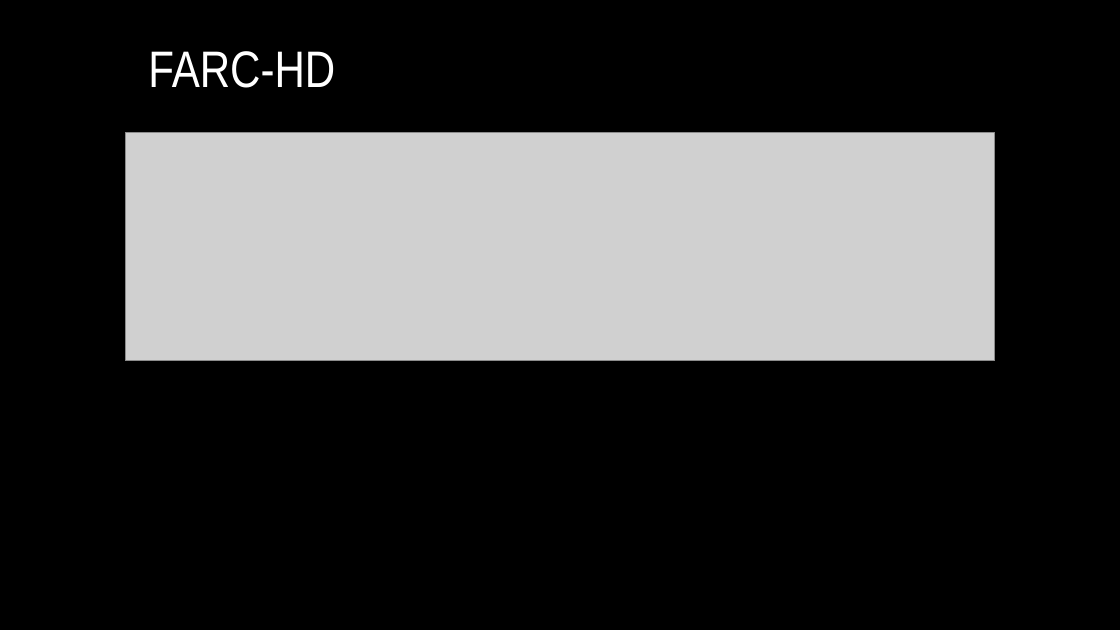
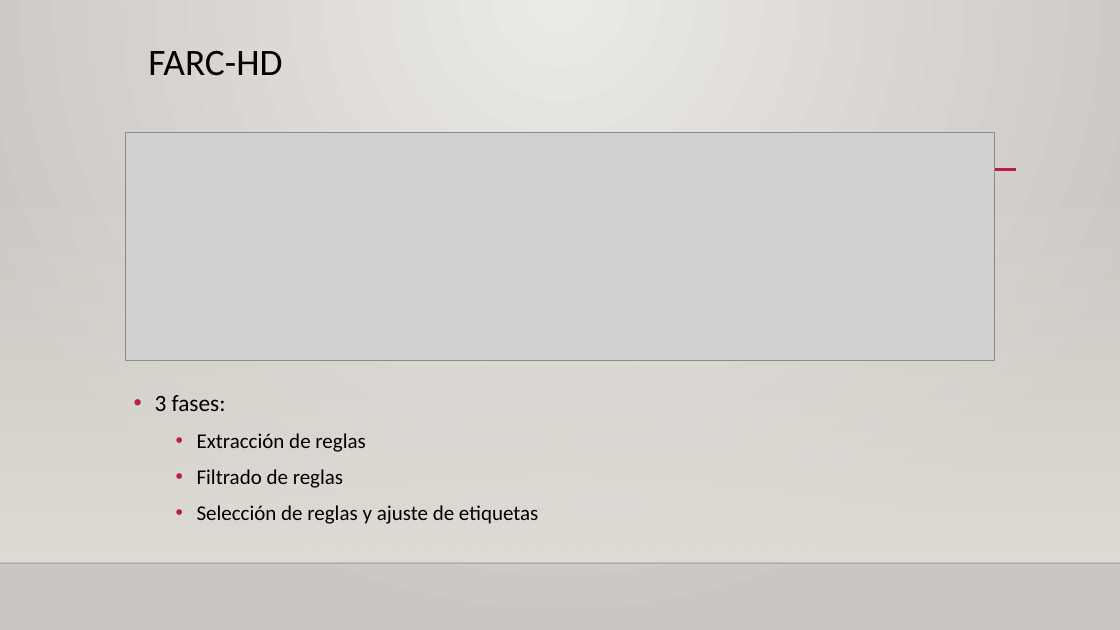
Before and after one commit to Tiburtzio/TFG, a slide deck: slide 6 of Docs/Presentacion.pptx (slide 4 before the commit). Drawn at 1120x630 pixels with LibreOffice and Linux fonts; fonts in the diff are those of the drawing; grey boxes stand for pictures; background and template pictures are left out. Boxes give left, top, right and bottom in pixels: in the first picture for what was removed or moved away, otherwise in the second. Text is boxed around its words. In the diff, an @@ line names an element or a change of style, - is before the commit and + after.

```diff
--- a/Docs/Presentacion.pptx
+++ b/Docs/Presentacion.pptx
@@ background #000000 to gradient #ECEAE7 to #CAC7C1 @@
@@ title "FARC-HD" at box(148, 50, 282, 76): size 44 to 32 pt, font Arial Narrow to Calibri, text colour #FFFFFF to #000000 @@
@@ line added from (134, 170) to (1017, 170), #B71E42 2.5 pt @@
@@ rectangle added at box(0, 186, 1120, 563), fill gradient #DFDBD5 @@
@@ text added at box(155, 395, 538, 524), 18 pt, text #000000 @@
+• 3 fases:
+  • Extracción de reglas
+  • Filtrado de reglas
+  • Selección de reglas y ajuste de etiquetas
@@ line added from (0, 563) to (1120, 563), #000001 1 pt @@
```
Also in this commit, not shown: 4 other slides changed, 14 slides added, 3 slides removed, 1 other file.
